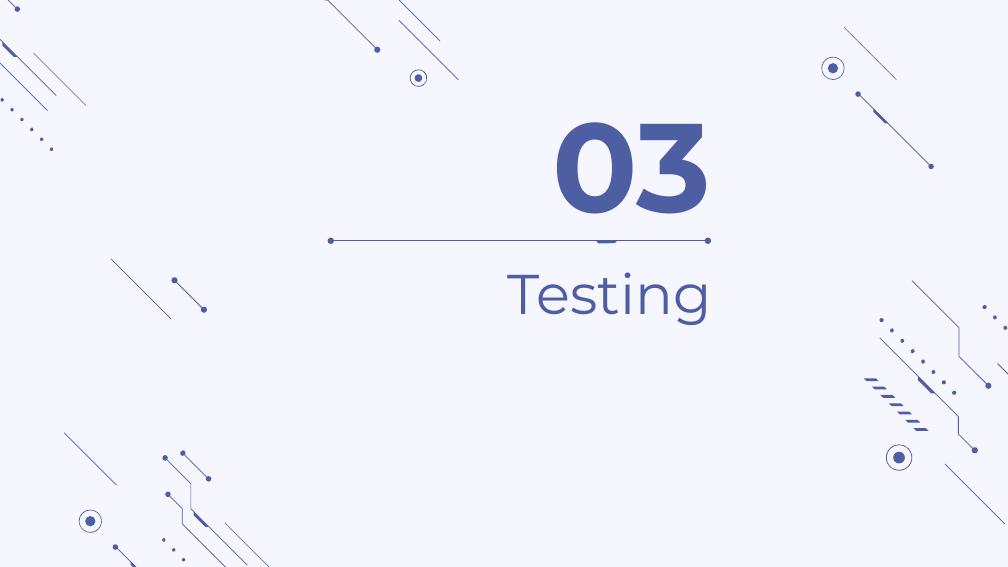
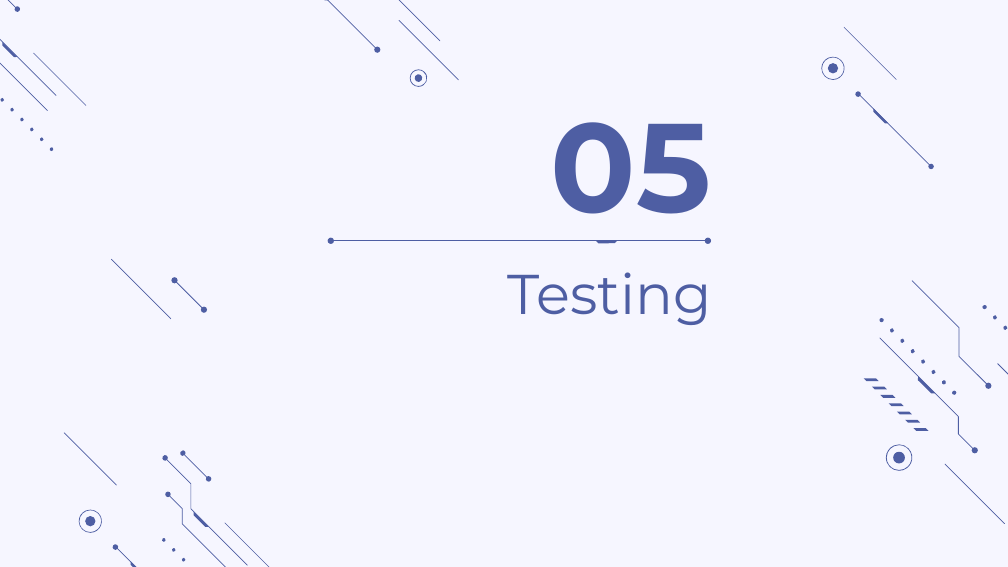
Before and after one commit to LECAGO/SC2006-Project, a slide deck: slide 15 of Presentation Slides.pptx. Drawn at 1008x567 pixels with LibreOffice and Linux fonts; fonts in the diff are those of the drawing. Boxes give left, top, right and bottom in pixels: in the first picture for what was removed or moved away, otherwise in the second. Text is boxed around its words. In the diff, an @@ line names an element or a change of style, - is before the commit and + after.

```diff
--- a/Presentation Slides.pptx
+++ b/Presentation Slides.pptx
@@ title at box(551, 122, 712, 242): text changed @@
-03
+05
```
Also in this commit, not shown: 4 other slides changed, 1 slide added, 1 slide removed, 8 other files.
